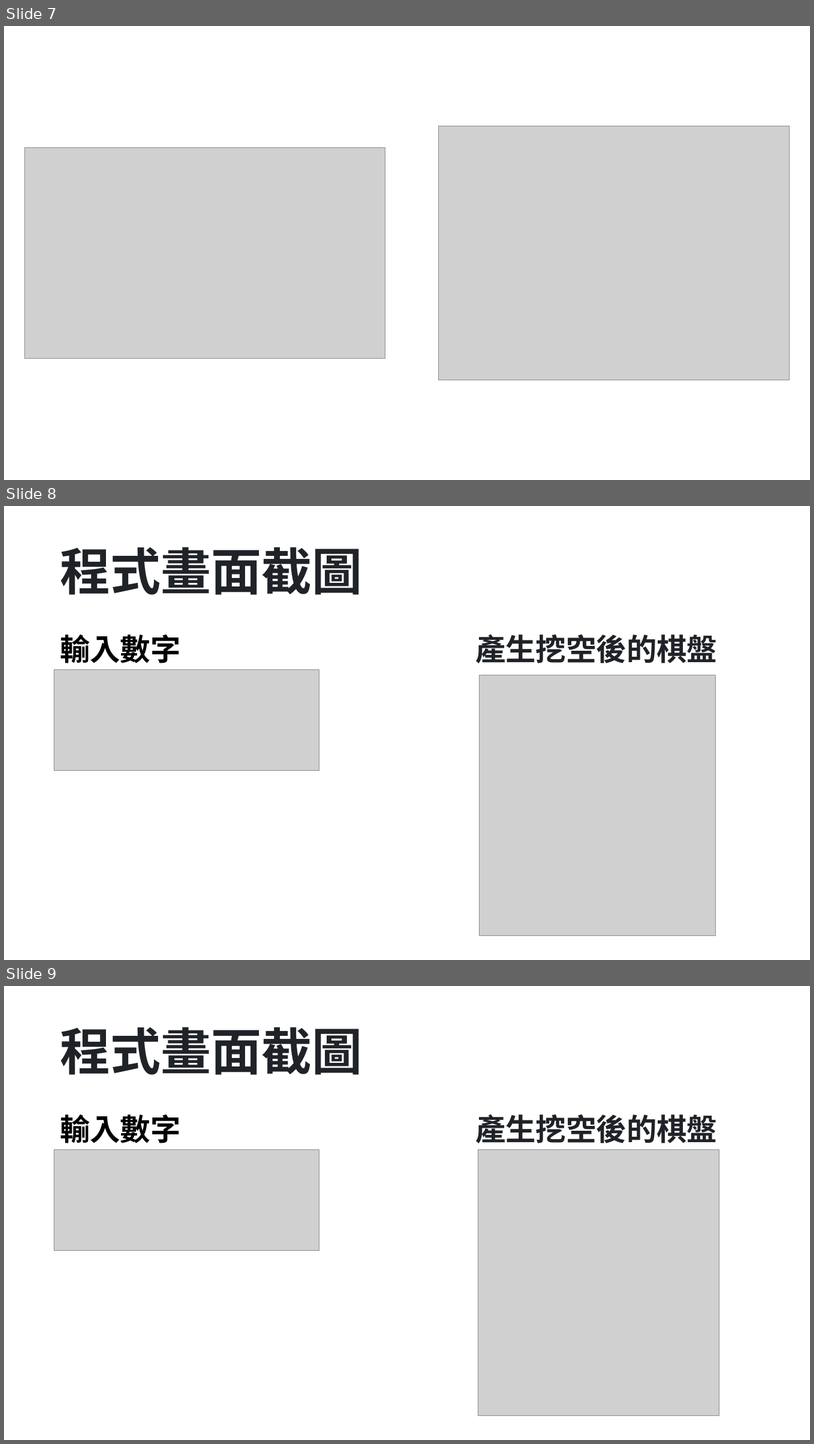
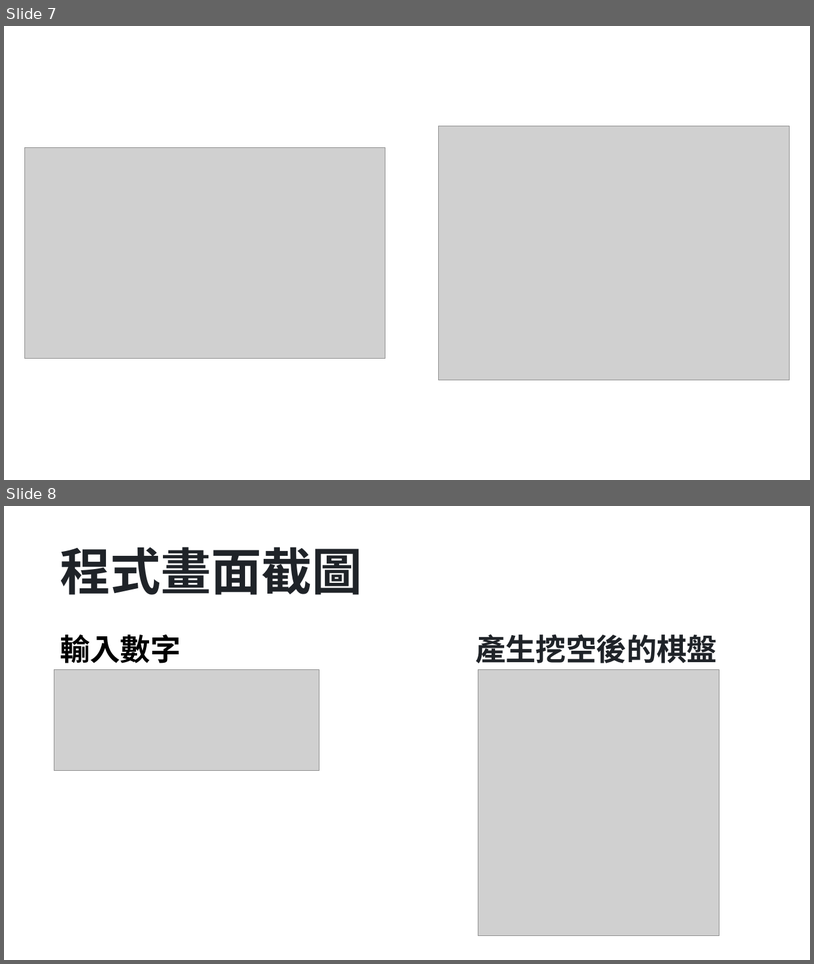
Before and after one commit to cjs20040817/SUDOKU, a slide deck: 數獨.pptx. Shown one above the other, each under a label of ours: slides 7, 8 and 9 before the commit, slides 7 and 8 after it. The pictures are 814x1444 and 814x964 pixels, drawn with LibreOffice and Linux fonts; fonts in the diff are those of the drawing; grey boxes stand for pictures. Boxes give left, top, right and bottom in pixels: in the first picture for what was removed or moved away, otherwise in the second. Text is boxed around its words. In the diff, an @@ line names an element or a change of style, - is before the commit and + after.

Commit message:
最新簡報

```diff
--- a/數獨.pptx
+++ b/數獨.pptx
@@ slide 8 removed at (4, 506, 810, 960), background #FFFFFF @@
@@ title removed at (60, 547, 362, 595) @@
-程式畫面截圖
@@ text removed at (60, 634, 181, 663) @@
-輸入數字
@@ text removed at (476, 634, 717, 663) @@
-產生挖空後的棋盤
@@ picture removed at (54, 670, 319, 771) @@
@@ picture removed at (480, 675, 717, 936) @@
@@ what was slide 9 is now slide 8 @@
```
